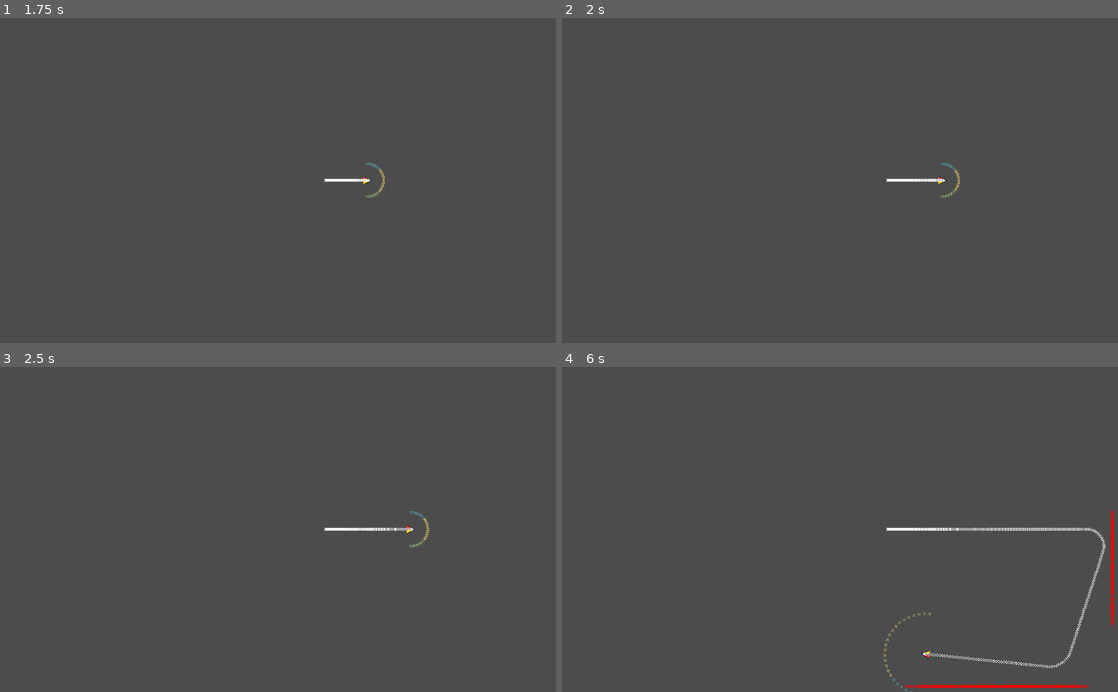
Above: before the commit, frames 1-4 (two rows, left to right).
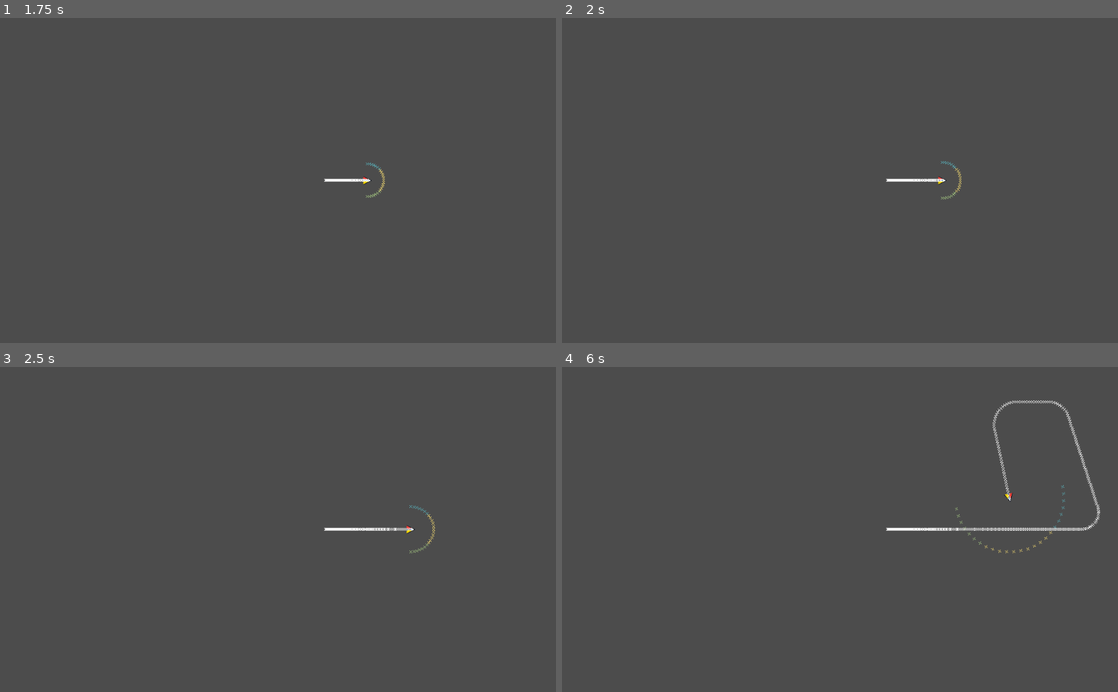
Above: after the commit, the same moments.

Repository: CluckeyMcCormick/fictional-guacamole
Game: Godot game, scene res://scenes/proto/BoidSpace.tscn
Same seed, same stepped clock (60 frames per second), same inputs: the game is played once before the commit and once after it.
Inputs:
- Up to frame 1 (1.75 s): hold S (scroll_down) 0.53-1.28 s; tap A (scroll_left) at 1.35 s
- Up to frame 2 (2 s): no input
- Up to frame 3 (2.5 s): hold D (scroll_right) from 2.03 s (still down)
- Up to frame 4 (6 s): release D (scroll_right) at 2.78 s; tap W (scroll_up) at 2.85, 5.85 s; hold S (scroll_down) 3.53-4.28 s; tap A (scroll_left) at 4.35 s; hold D (scroll_right) 5.03-5.78 s

Frame 1 is identical in both runs. In frame 2, 0.1% of the frame differs, in the area x 68-72%, y 44-56%; in frame 3, 0.1%; in frame 4, 1.4%, in the area x 57-100%, y 10-100%.

Commit message:
Break path-blocked ties using counts
A consistent issue with the boids has been tie-breaking between
equally palatable choices. I was noticing that, in one particular
phenomenon, one of the sides and the center would be completely
blocked, while one side was partially blocked.

Since the pathing algorithm previously had an all-or-nothing attitude
towards blocking, the AI had no where to go and flew straight into
death.

With this update, we evaluate directions by counting the number of
collisions in each direction. In the event of a tie, we then use this
data to choose the least blocked path. This results in much less
death over previous algorithms.

Diff:
--- a/FicGuac/scenes/proto/BoidSpace.tscn
+++ b/FicGuac/scenes/proto/BoidSpace.tscn
@@ -27,7 +27,6 @@
 
 [node name="Boid_Micro" parent="." instance=ExtResource( 2 )]
 position = Vector2( 600, 300 )
-show_cast_result = 1
 show_cast_points = true
 show_boid_path = true
 
--- a/FicGuac/scenes/proto/Boid_Micro.gd
+++ b/FicGuac/scenes/proto/Boid_Micro.gd
@@ -5,7 +5,7 @@
 # The length for each raycast at no speed
 const MIN_RAYCAST_MAGNITUDE = 30
 # Our length for each raycast at full speed
-const MAX_RAYCAST_MAGNITUDE = 75
+const MAX_RAYCAST_MAGNITUDE = 100
 
 # How many points we want to cast, including the central/forward ray. Points are
 # measured in a plus-STEP minus-STEP pattern. Ideally, an odd number
@@ -19,10 +19,6 @@
 # (rotation + RAYCAST_LRC_RADS) are right, and those rays between those points
 # are center
 const RAYCAST_LRC_RADS = (3 * PI) / 14 # Appropriate "Forward" range for a microboid
-# The center is defined as the area which, if the boid continues forward, it will
-# die. But how do we define that? Well, if we take the boids width, and measure a
-# point's sin output, we can determine whether a point is "centered", left, or right.
-const RAYCAST_BOID_RADIUS = 8
 
 # Packed scene, used for debug and collision marking. Has convenience routines
 # for setting colors and removing itself.
@@ -168,17 +164,10 @@
     # and right. Anything in the "center" categories is something we WILL hit if
     # we continue on our current trajectory, so priority is given to avoiding
     # collisions in those areas
-    var left_blocked = false
-    var cen_left_blocked = false
-    var cen_right_blocked = false
-    var right_blocked = false
-
-    # We'll also track the "shortest-distance-to-collision" for each quadrant.
-    # This will allow us to make an informed decision about which direction to
-    # go. We only check left and right since - when we use these - the center
-    # is blocked to us
-    var left_shortest = INF
-    var right_shortest = INF
+    var left_blocked = 0
+    var cen_left_blocked = 0
+    var cen_right_blocked = 0
+    var right_blocked = 0
 
     ray_step = 0
     for i in range(RAYCAST_STEPS_COUNT):
@@ -224,25 +213,22 @@
             # If our step is negative, then we're probing the left
             var is_left = ray_step < 0
             # Calculate the length of this
-            var collision_length = (global_position - result.position).length()
             # Special case when ray step is 0
             if ray_step == 0:
-                cen_left_blocked = true
-                cen_right_blocked = true
+                cen_left_blocked += 1
+                cen_right_blocked += 1
             # CENTER LEFT
             elif is_center and is_left:
-                cen_left_blocked = true
+                cen_left_blocked += 1
             # CENTER RIGHT
             elif is_center and not is_left:
-                cen_right_blocked = true
+                cen_right_blocked += 1
             # LEFT
             elif not is_center and is_left:
-                left_blocked = true
-                left_shortest = min(left_shortest, collision_length)
+                left_blocked += 1
             # RIGHT
             elif not is_center and not is_left:
-                right_blocked = true
-                right_shortest = min(right_shortest, collision_length)
+                right_blocked += 1
 
         # Otherwise, update our step for the next go-around
         if i % 2 == 0:
@@ -251,35 +237,34 @@
             ray_step = -ray_step
 
     # If the left center is blocked, but not the right center...
-    if cen_left_blocked and not cen_right_blocked:
+    if cen_left_blocked > 0 and cen_right_blocked <= 0:
         # Then we need to rotate towards the center of center right
         _turn_dir = 1
     # If the right center has a collision, but the left center is open...
-    elif cen_right_blocked and not cen_left_blocked:
+    elif cen_right_blocked > 0 and cen_left_blocked <= 0:
         # Then we need to do the same as above - but with the left!
         _turn_dir = -1
     # Otherwise, if the whole center is blocked...
-    elif cen_left_blocked and cen_right_blocked:
+    elif cen_left_blocked > 0 and cen_right_blocked > 0:
         # Then we need to pick either the left or right quadrants
         # If left is blocked, but right is open,
-        if left_blocked and not right_blocked:
+        if left_blocked > 0 and right_blocked <= 0:
             _turn_dir = 1
         # Otherwise, if right is closed but the left is clear
-        elif right_blocked and not left_blocked:
+        elif right_blocked > 0 and left_blocked <= 0:
             _turn_dir = -1
-        # Otherwise, either both are clear and open or both are entirely
-        # blocked. Let's try picking the direction with the longest collision
-        # length. Only evaluate left and right, since we know we can't go forward
-        # So, if left is shortest
-        elif left_shortest < right_shortest:
-            _turn_dir = -1
-        # Otherwise, if right is shortest
-        elif right_shortest < left_shortest:
-            _turn_dir = 1
-        # Otherwise - they're equal?!?! Oh to hell with it - flip a coin and see
-        # which direction to go
         else:
-            if randi() % 2 == 0:
+            # Right, so now we KNOW that everything is blocked - but to what
+            # degree? Let's choose the least blocked - left or right?
+            # If the left is least blocked, turn left.
+            if left_blocked < right_blocked:
+                _turn_dir = -1
+            # If the right is least blocked, turn right.
+            elif right_blocked < left_blocked:
+                _turn_dir = 1
+            # Otherwise - they're both equal?!?! Oh to hell with it - flip a
+            # coin and see which direction to go
+            elif randi() % 2 == 0:
                 _turn_dir = 1
             else:
                 _turn_dir = -1
